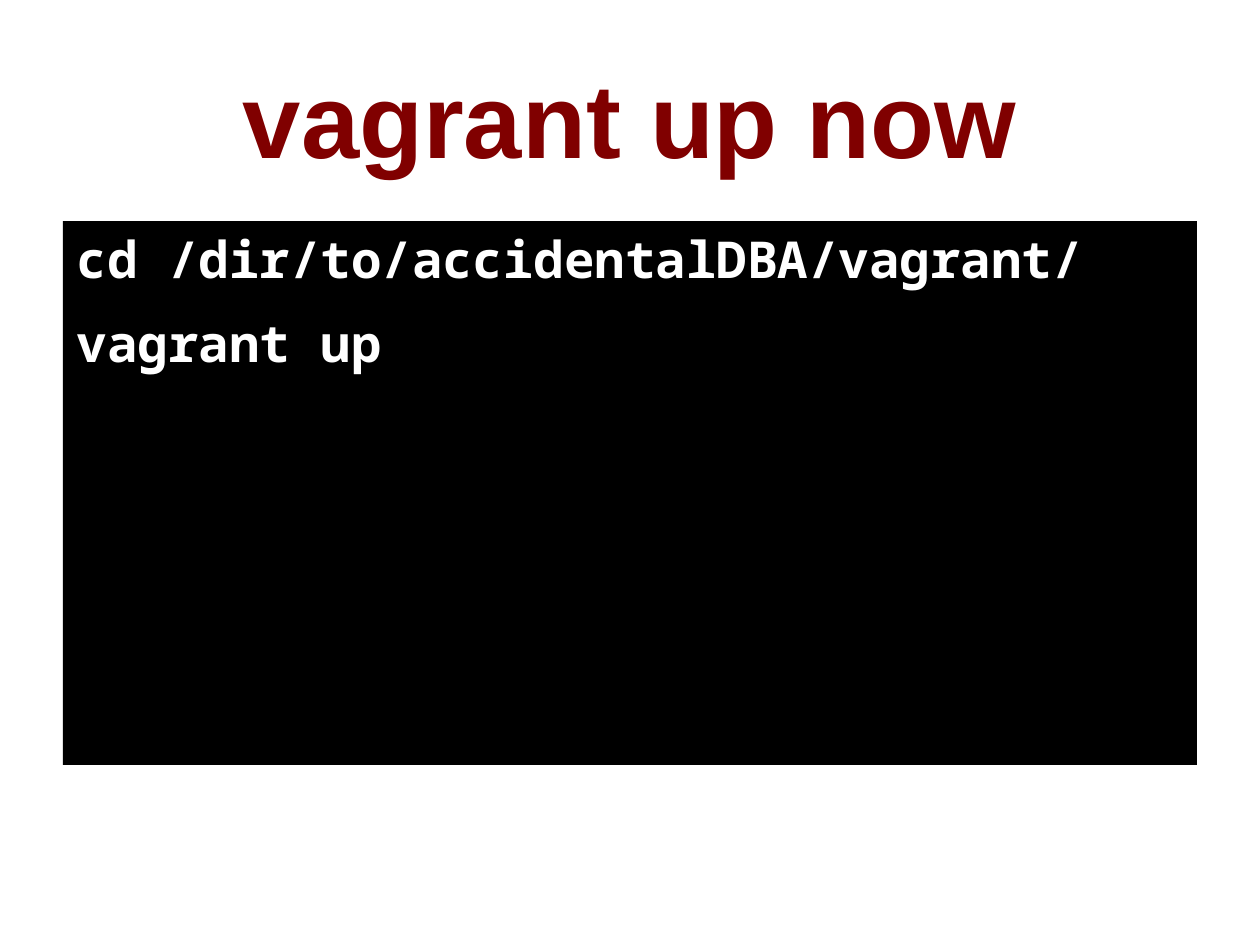
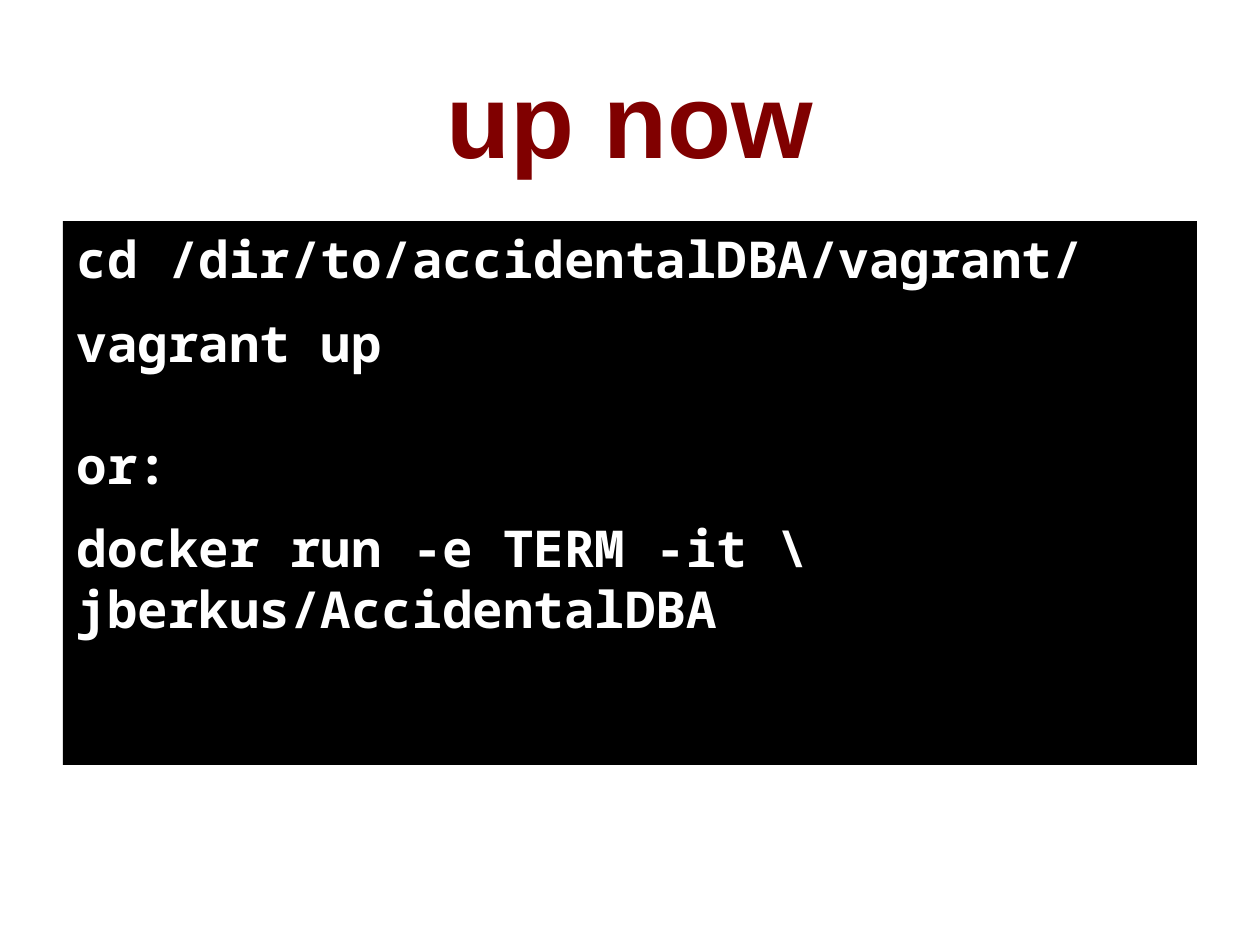
Before and after one commit to pgexperts/accidentalDBA, a slide deck: slide 16 of tutorial/accidental_dba.odp (slide 15 before the commit). Drawn at 1260x945 pixels with LibreOffice and Linux fonts; fonts in the diff are those of the drawing. Boxes give left, top, right and bottom in pixels: in the first picture for what was removed or moved away, otherwise in the second. Text is boxed around its words. In the diff, an @@ line names an element or a change of style, - is before the commit and + after.

```diff
--- a/tutorial/accidental_dba.odp
+++ b/tutorial/accidental_dba.odp
@@ title at box(447, 101, 812, 178): text changed @@
-vagrant up now
+up now
@@ text at box(77, 327, 747, 641): text changed @@
-vagrant up
+vagrant up
+or:
+docker run -e TERM -it \ jberkus/AccidentalDBA
```
Also in this commit, not shown: 24 other slides changed, 3 slides added, 7 slides removed, 21 other files.
